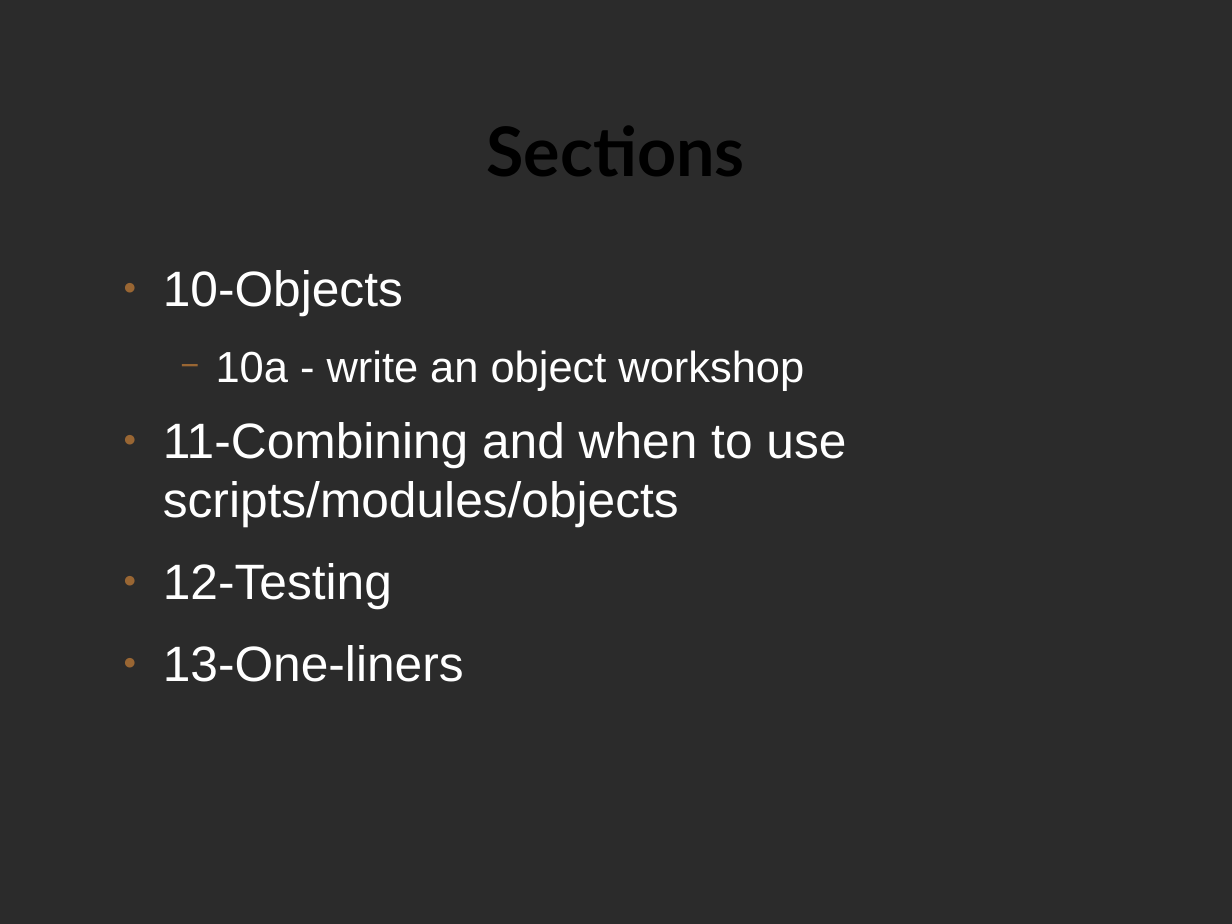
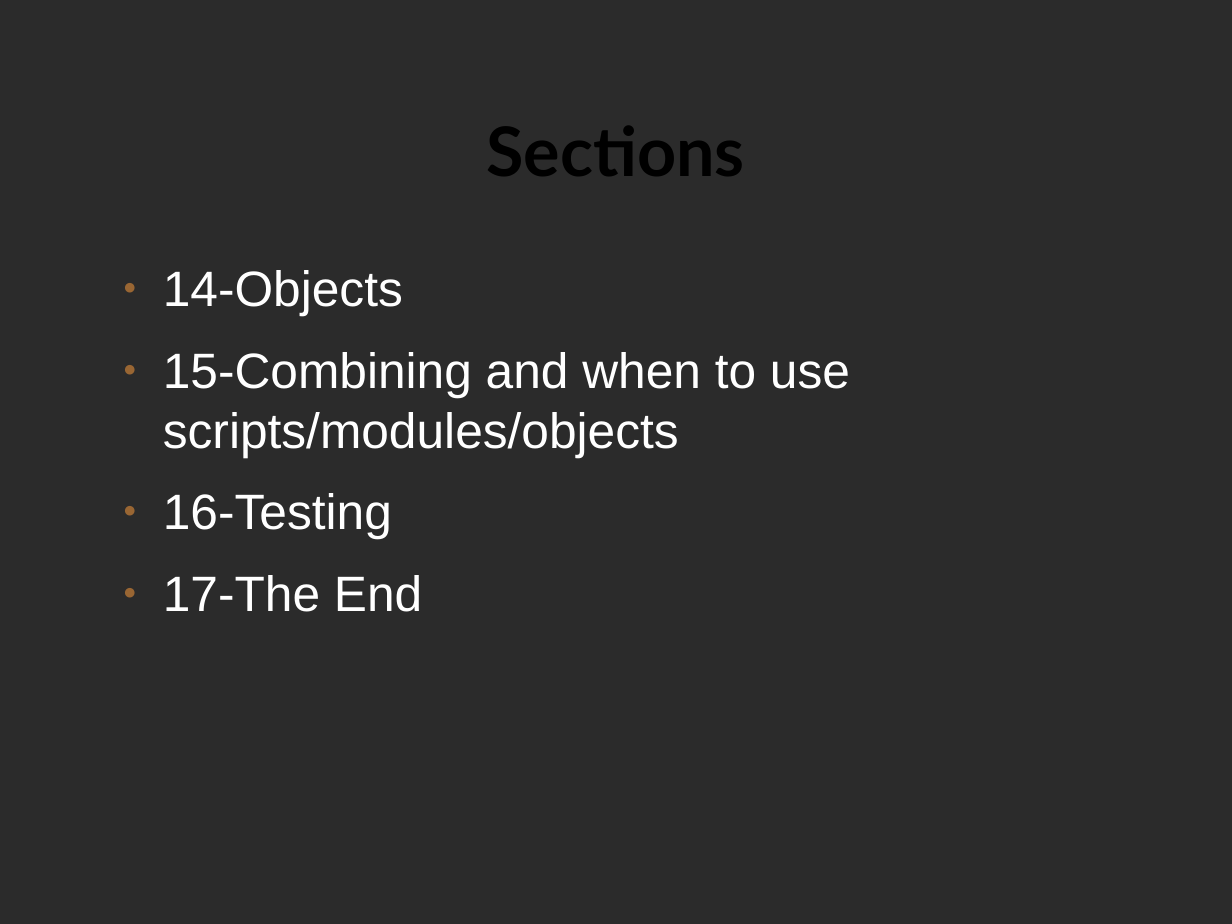
Before and after one commit to setitesuk/basic_perl_course, a slide deck: slide 10 of 00-introduction/introduction_slides.odp. Drawn at 1232x924 pixels with LibreOffice and Linux fonts; fonts in the diff are those of the drawing; background and template pictures are left out; a plain dark background stands for a picture behind light text. Boxes give left, top, right and bottom in pixels: in the first picture for what was removed or moved away, otherwise in the second. Text is boxed around its words. In the diff, an @@ line names an element or a change of style, - is before the commit and + after.

Commit message:
Changes required for v2 of the course, intro/what is perl/running a script

```diff
--- a/00-introduction/introduction_slides.odp
+++ b/00-introduction/introduction_slides.odp
@@ text at <box>163,270,850,612</box>: text changed @@
-● 10-Objects
-  − 10a - write an object workshop
-● 11-Combining and when to use scripts/modules/objects
-● 12-Testing
-● 13-One-liners
+● 14-Objects
+● 15-Combining and when to use scripts/modules/objects
+● 16-Testing
+● 17-The End
```
Also in this commit, not shown: 1 other slide changed, 2 slides added, 2 slides removed, 6 other files.
